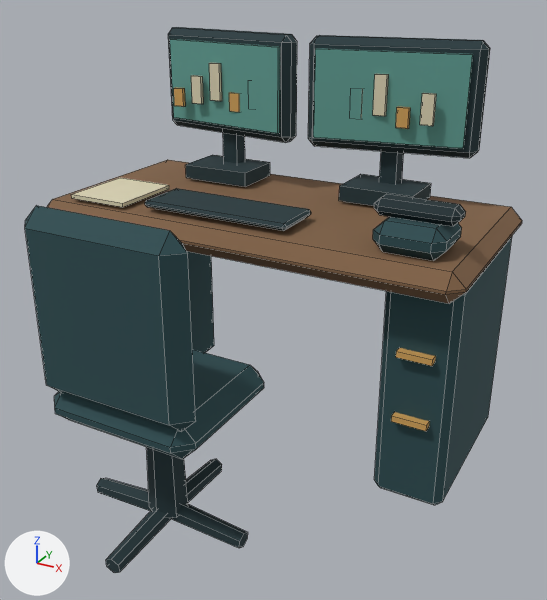
One commit to the Blender file public/models/workstation.blend: the scene before it, then after it.
Camera for both pictures: a 50 mm lens placed at (1.29, -2.38, 1.73), pointed at (0.14, -0.29, 0.68). Every picture has the same lights, and +X, +Y and +Z are marked at lower left. The first picture is the older version. Mesh edges are drawn as thin lines.

The first picture shows 'Workstation'.
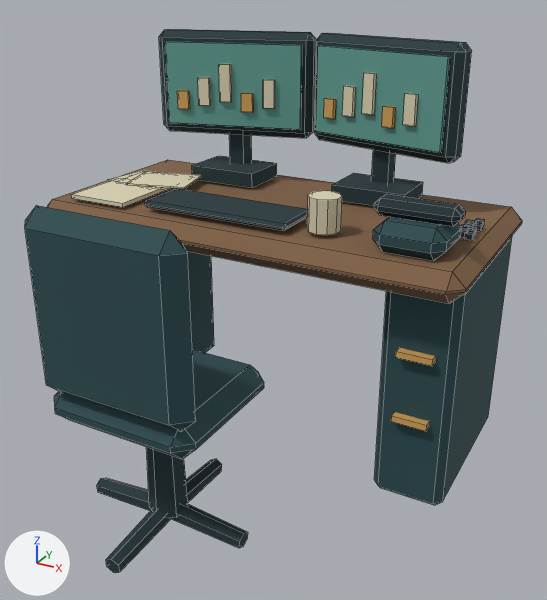
What changed in the scene script:
```text
Change me_cube_006:
    used by ob_workstation; location = (0.0, 0.0, 0.88)
    remove me_cube_006.from_pydata(...)  # 468 vertices, 426 faces; spans x -0.81..0.81, y -1.05..0.41, z -0.85..0.62
    add me_cube_006.from_pydata(...)  # 608 vertices, 528 faces; spans x -0.81..0.81, y -1.05..0.41, z -0.85..0.62
    me_cube_006 part 1: the loose piece of 8 vertices spanning x -0.68..-0.44, y -0.35..-0.07, z 0.06..0.08 is copied, and the copy is scaled about its middle by (0.999, 0.678, 0.4), then moved by (0.02, 0.18, 0.01); it spans x -0.66..-0.41, y -0.13..0.07, z 0.07..0.08
    me_cube_006 part 2: a new loose piece, a 10-sided cylinder along z spanning x 0.25..0.35, y -0.29..-0.19, z 0.06..0.18, in mat_vertexpalette
    me_cube_006 part 3: a new loose piece, a box spanning x 0.725..0.75, y -0.109..-0.091, z 0.065..0.083, in mat_vertexpalette
    me_cube_006 part 4: a new loose piece, a box spanning x 0.725..0.75, y -0.012..0.007, z 0.065..0.083, in mat_vertexpalette
    me_cube_006 part 5
    2 vertices are removed from x 0.34, y 0.16, z 0.37..0.51
    11 faces are deleted
    16 vertices in x -0.48..-0.2, y 0.1..0.3, z 0.06..0.38 move by (0.03, 0.0, 0.0)
    16 vertices in x 0.2..0.48, y 0.1..0.3, z 0.06..0.38 move by (-0.03, 0.0, 0.0)
    4 vertices in x -0.63..-0.61, y 0.23, z 0.26..0.6 move by (0.05, -0.11, 0.0)
    4 vertices in x -0.07..-0.06, y 0.14..0.17, z 0.23..0.62 move by (0.03, 0.11, 0.0)
    4 vertices in x -0.07..-0.06, y 0.13..0.15, z 0.26..0.6 move by (0.04, 0.11, 0.0)
    4 vertices in x -0.56, y 0.16..0.17, z 0.34..0.41 move by (0.05, -0.05, 0.0)
    122 vertices move from x -0.65..0.65, y 0.13..0.31, z 0.23..0.62 to x -0.61..0.61, y 0.11..0.34, z 0.23..0.62
    18 vertices are added at x -0.71..0.25, y -0.15..0.17, z 0.07..0.51
    23 new faces join them
    other edits to the shape of me_cube_006 do not show in these pictures
```

Location of each change, (x1, y1, x2, y2) in pixels of the pictures (547 x 600 px; the box of a moved part takes in the faces that stretch with it):
'Workstation', reshaped: before (25, 27, 522, 573); after (25, 29, 522, 573)
part 1 of me_cube_006, added: after (116, 170, 171, 190)
part 2 of me_cube_006, added (beige): after (307, 191, 342, 235)
part 3 of me_cube_006, added: after (464, 232, 474, 240)
part 4 of me_cube_006, added: after (474, 223, 483, 231)
part 5 of me_cube_006, moved or reshaped: before (168, 27, 490, 206); after (108, 29, 472, 206)
